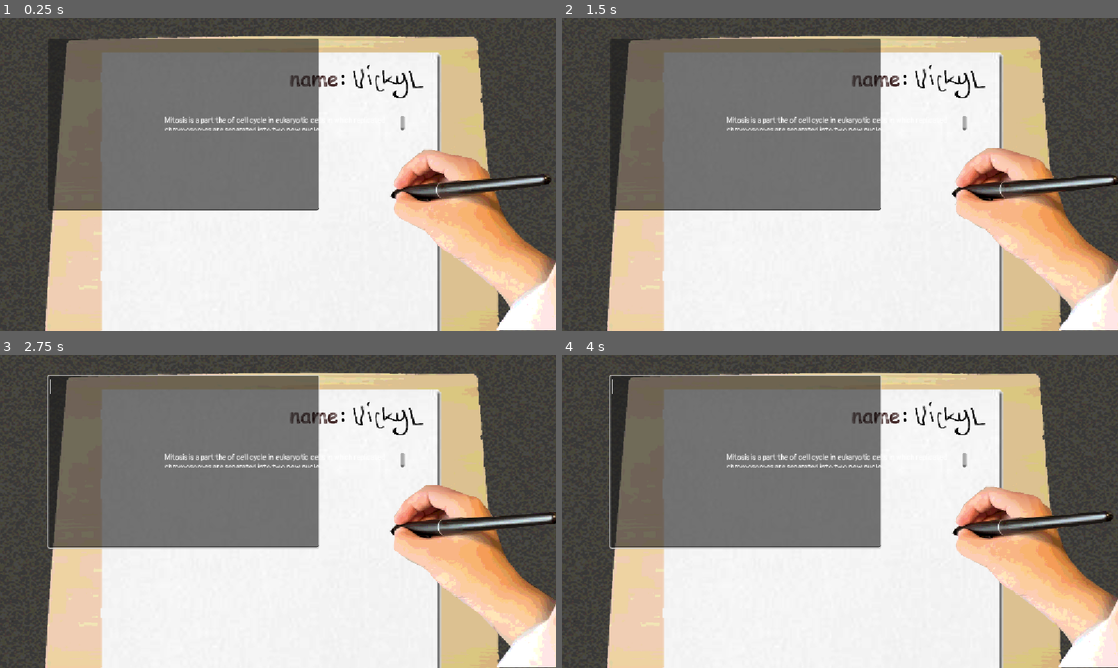
Above: before the commit, frames 1-4 (two rows, left to right).
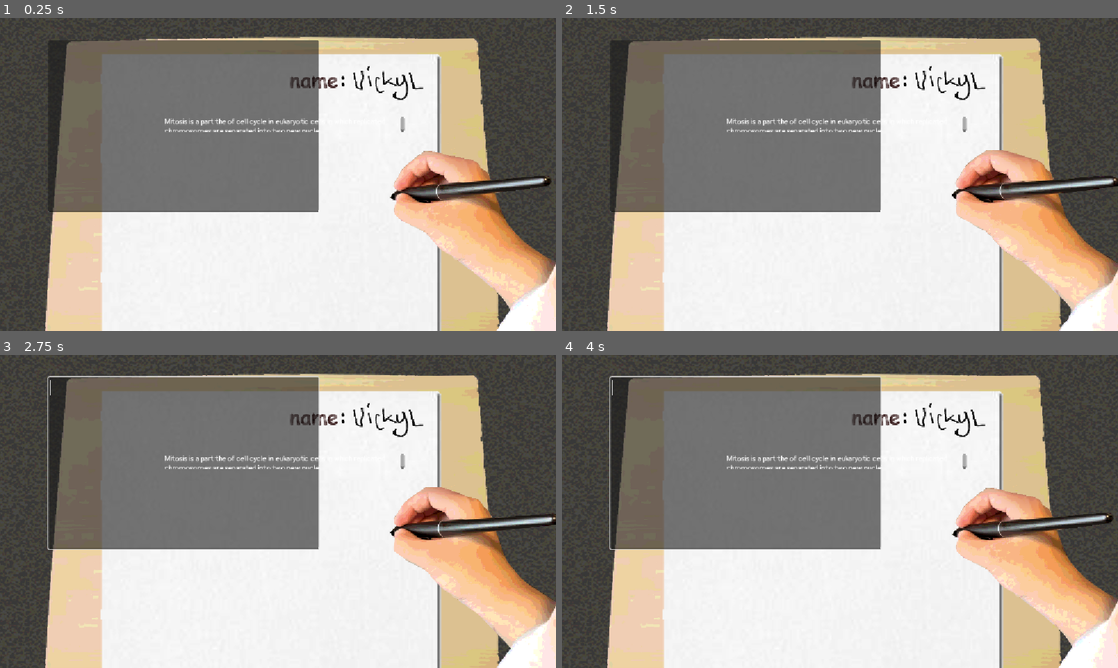
Above: after the commit, the same moments.

Repository: Vick-St3r/haven-keyboard
Game: Godot game, scene res://scenes/main_game.tscn
Two runs of this game, one before a commit and one after it. Both use one fixed random seed, a clock stepped at 60 frames per second and the inputs below.
Inputs (mouse positions are in pixels of both pictures, inside the frame that each line leads up to):
- Up to frame 1 (0.25 s): no input
- Up to frame 2 (1.5 s): click (745, 124) at 0.52 s; type "Alex" at 0.6 s; move the mouse to (962, 158) at 1.27 s; click (962, 158) at 1.42 s
- Up to frame 3 (2.75 s): move the mouse to (166, 527) at 2.02 s; click (166, 527) at 2.17 s
- Up to frame 4 (4 s): move the mouse to (895, 442) at 2.77 s; click (895, 442) at 2.92 s; move the mouse to (812, 574) at 3.52 s; click (812, 574) at 3.67 s

The runs differ from the first frame. In frame 1, 4.2% of the frame differs, in the area x 8-100%, y 5-100%; in frame 2, 4.3%; in frame 3, 4.5%; in frame 4, 4.5%.

Commit message:
poop

Diff:
--- a/scenes/main_game.tscn
+++ b/scenes/main_game.tscn
@@ -59,7 +59,6 @@
 theme_override_fonts/normal_font = ExtResource("2_72e8q")
 bbcode_enabled = true
 
-
 [node name="hand" type="AnimatedSprite2D" parent="." unique_id=806426322]
 position = Vector2(979, 458)
 sprite_frames = SubResource("SpriteFrames_xrivr")
@@ -68,4 +67,7 @@
 frame = 2
 frame_progress = 0.84375477
 
+[node name="Camera2D" parent="." unique_id=306515462 instance=ExtResource("5_ipu61")]
+position = Vector2(576, 321)
+
 [connection signal="text_changed" from="TextEdit" to="." method="_on_text_edit_text_changed"]
